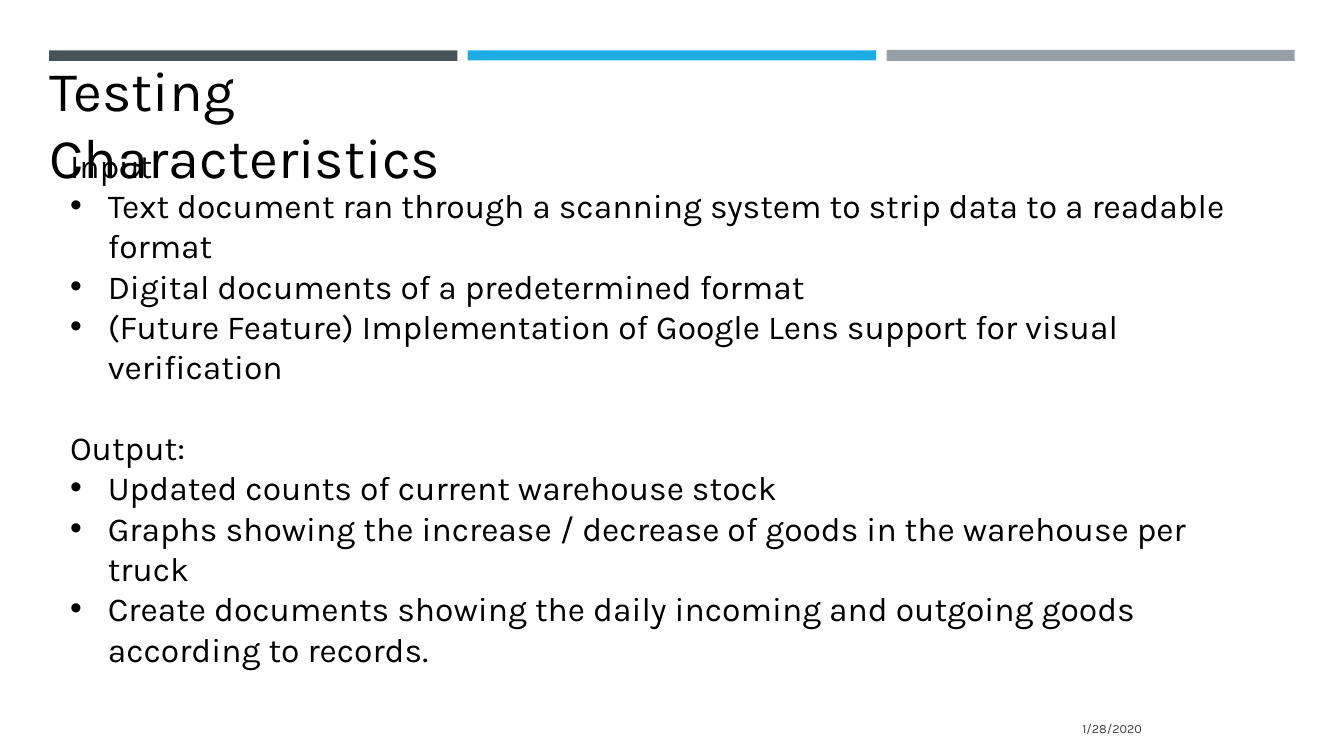
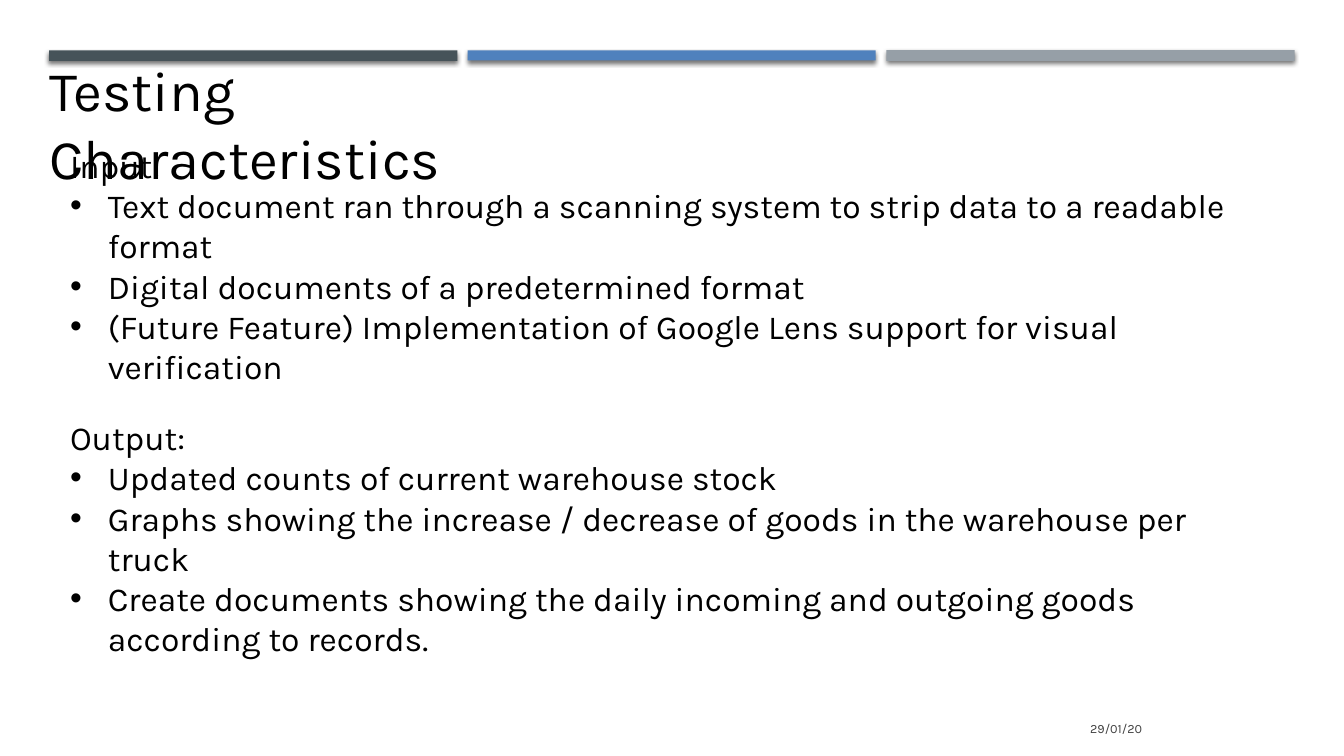
Before and after one commit to jasalazar/team6, a slide deck: slide 7 of Documents/Presentation 1 Team 6.pptx (slide 6 before the commit). Drawn at 1344x756 pixels with LibreOffice and Linux fonts; fonts in the diff are those of the drawing. Boxes give left, top, right and bottom in pixels: in the first picture for what was removed or moved away, otherwise in the second. Text is boxed around its words. In the diff, an @@ line names an element or a change of style, - is before the commit and + after.

```diff
--- a/Documents/Presentation 1 Team 6.pptx
+++ b/Documents/Presentation 1 Team 6.pptx
@@ text "Testing Characteristics" rewrapped from [50, 72, 441, 186] to [50, 61, 441, 186] @@
@@ rectangle at [49, 50, 458, 60]: shadow on @@
@@ rectangle at [468, 50, 876, 60]: fill #1CADE4 to #4F81BD; shadow on @@
@@ rectangle at [886, 50, 1295, 62]: shadow on @@
@@ text at [108, 195, 1225, 660]: indent changed @@
@@ text at [1090, 724, 1142, 734]: text changed @@
-1/28/2020
+29/01/20
```
Also in this commit, not shown: 9 other slides changed, 2 slides added, 1 slide removed.
